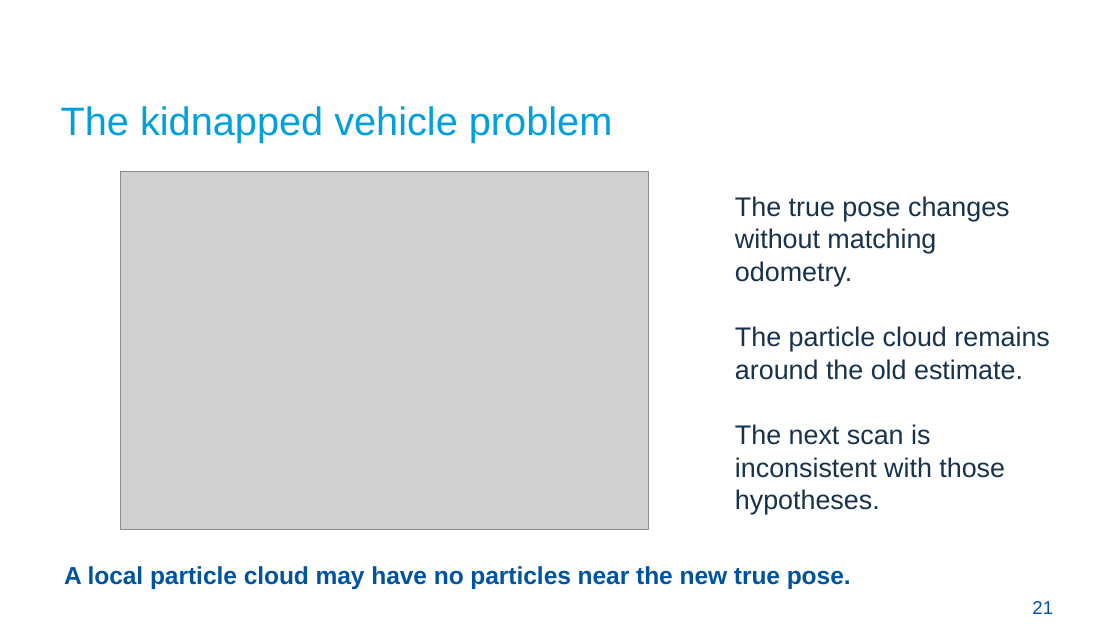
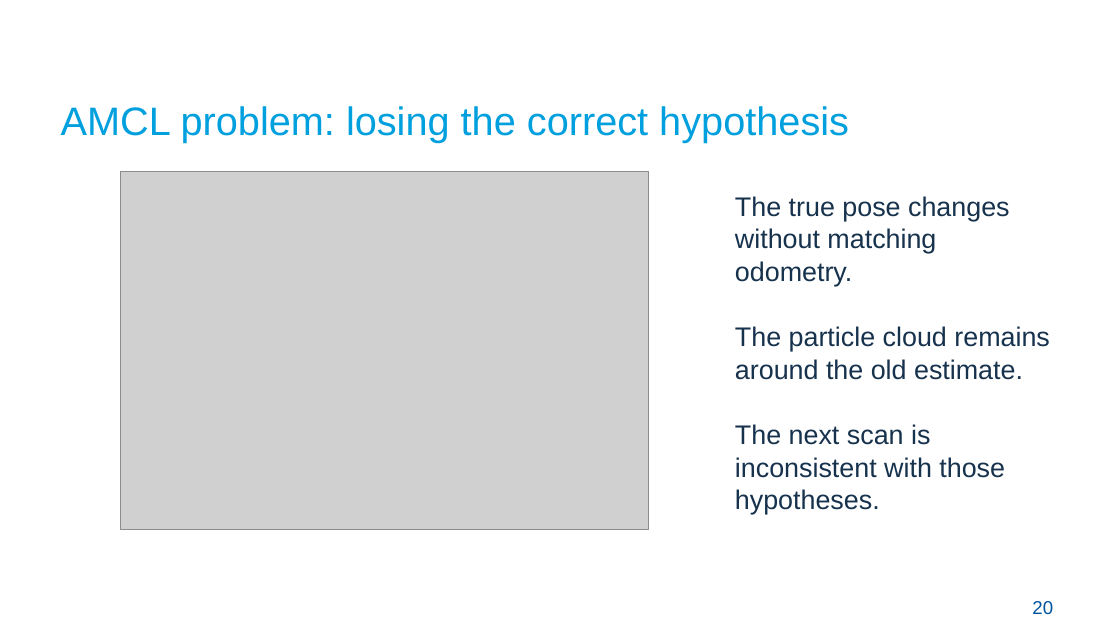
Before and after one commit to Croquembouche/Intro2AV-CourseContent, a slide deck: slide 20 of 2026/Presentations/Lecture 5 Localization for Autonomous Driving.pptx (slide 21 before the commit). Drawn at 1120x630 pixels with LibreOffice and Linux fonts; fonts in the diff are those of the drawing; grey boxes stand for pictures; background and template pictures are left out. Boxes give left, top, right and bottom in pixels: in the first picture for what was removed or moved away, otherwise in the second. Text is boxed around its words. In the diff, an @@ line names an element or a change of style, - is before the commit and + after.

Commit message:
Rework localization lecture around algorithm benefits and limitations

```diff
--- a/2026/Presentations/Lecture 5 Localization for Autonomous Driving.pptx
+++ b/2026/Presentations/Lecture 5 Localization for Autonomous Driving.pptx
@@ text at [61,106,849,143]: text changed @@
-The kidnapped vehicle problem
+AMCL problem: losing the correct hypothesis
@@ text removed at [64,566,851,589] @@
-A local particle cloud may have no particles near the new true pose.
@@ text at [1032,601,1053,614]: text changed @@
-21
+20
```
Also in this commit, not shown: 21 other slides changed, 13 slides added, 9 slides removed, 8 other files.
